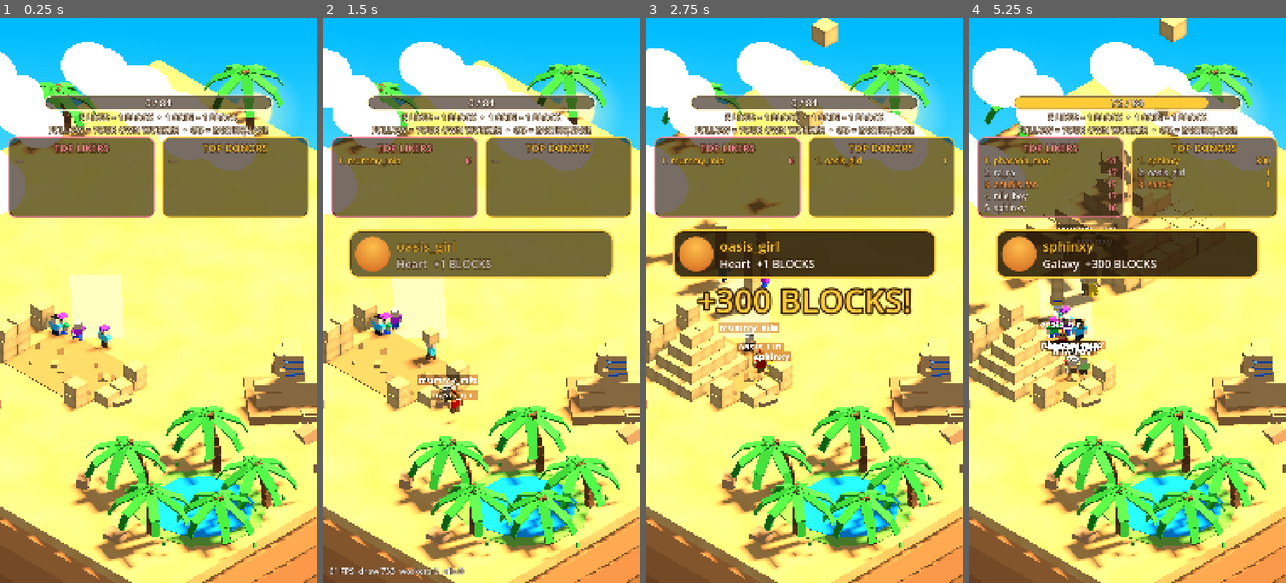
Above: before the commit, frames 1-4 (left to right).
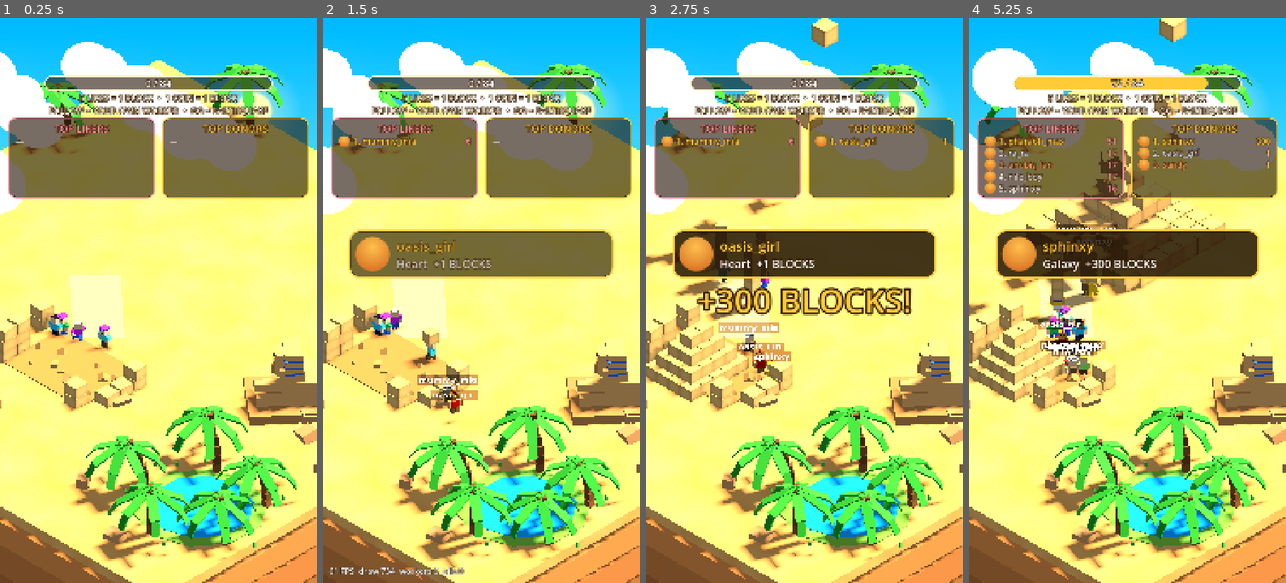
Above: after the commit, the same moments.

Repository: landsbetween/tiktok-pyramid-live
Game: Godot game, scene res://main.tscn
Same seed, same stepped clock (60 frames per second), same inputs: the game is played once before the commit and once after it. Sound files missing from this copy of the repository are replaced by a short silence.
Inputs:
- Up to frame 1 (0.25 s): no input
- Up to frame 2 (1.5 s): tap Enter at 0.5 s; hold D 0.53-1.28 s; tap L at 0.6 s; tap G at 1.35 s
- Up to frame 3 (2.75 s): hold D from 2.03 s (still down); tap H at 2.1 s
- Up to frame 4 (5.25 s): tap one key every 0.75 s from 2.85 s: F B K E; release D at 3.53 s

The runs differ from the first frame. In frame 1, 12% of the frame differs, in the area x 2-98%, y 10-36%; in frame 2, 12%; in frame 3, 12%; in frame 4, 14%, in the area x 2-98%, y 10-45%.

Commit message:
Raise progress bar; avatars in TOP LIKERS/TOP DONORS; shared avatar loader
Co-Authored-By: Claude Opus 5.5 <noreply@anthropic.com>

Diff:
--- a/game/scripts/main.gd
+++ b/game/scripts/main.gd
@@ -602,9 +602,11 @@
 	if uid == "" or uid == "anon" or n <= 0:
 		return
 	if not board.has(uid):
-		board[uid] = {"name": str(u.get("name", uid)), "n": 0}
+		board[uid] = {"name": str(u.get("name", uid)), "n": 0, "avatar": ""}
 	board[uid].n += n
 	board[uid].name = str(u.get("name", board[uid].name))
+	if u.get("avatar") != null and str(u.get("avatar")) != "":
+		board[uid].avatar = str(u.get("avatar"))
 	tops_dirty = true
 
 
--- a/game/scripts/ui.gd
+++ b/game/scripts/ui.gd
@@ -42,8 +42,8 @@
 	_build_progress()
 	_build_banner()
 	_build_board()
-	top_likes_rows = _build_top(Vector2(28, 404), "TOP LIKERS", Color(1, 0.55, 0.62))
-	top_donors_rows = _build_top(Vector2(552, 404), "TOP DONORS", GOLD)
+	top_likes_rows = _build_top(Vector2(28, 338), "TOP LIKERS", Color(1, 0.55, 0.62))
+	top_donors_rows = _build_top(Vector2(552, 338), "TOP DONORS", GOLD)
 	popup_label = _label("", 110, GOLD, 26)
 	popup_label.position = Vector2(0, 880)
 	popup_label.size = Vector2(1080, 160)
@@ -93,21 +93,21 @@
 	title = _label("", 66, Color.WHITE, 18)   # kept for set_progress(), not shown
 	var bg := Panel.new()
 	bg.add_theme_stylebox_override("panel", _flat(Color(0.15, 0.08, 0.02, 0.6), 26, 5, Color(1, 0.95, 0.8)))
-	bg.position = Vector2(150, 262)
+	bg.position = Vector2(150, 196)
 	bg.size = Vector2(780, 52)
 	root.add_child(bg)
 	bar_fill = Panel.new()
 	bar_fill.add_theme_stylebox_override("panel", _flat(GOLD, 20))
-	bar_fill.position = Vector2(156, 268)
+	bar_fill.position = Vector2(156, 202)
 	bar_fill.size = Vector2(0, 40)
 	root.add_child(bar_fill)
 	bar_w = 768.0
 	count_label = _label("0 / 0", 34, Color.WHITE, 10)
-	count_label.position = Vector2(150, 262)
+	count_label.position = Vector2(150, 196)
 	count_label.size = Vector2(780, 52)
 	root.add_child(count_label)
 	rules = _label("", 29, Color(1, 0.97, 0.88), 10)
-	rules.position = Vector2(0, 318)
+	rules.position = Vector2(0, 252)
 	rules.size = Vector2(1080, 80)
 	root.add_child(rules)
 
@@ -144,11 +144,7 @@
 	banner_avatar.custom_minimum_size = Vector2(118, 118)
 	banner_avatar.expand_mode = TextureRect.EXPAND_IGNORE_SIZE
 	banner_avatar.stretch_mode = TextureRect.STRETCH_KEEP_ASPECT_COVERED
-	var sh := Shader.new()
-	sh.code = "shader_type canvas_item;\nvoid fragment() {\n\tvec4 c = texture(TEXTURE, UV);\n\tfloat d = length(UV - vec2(0.5));\n\tc.a *= 1.0 - smoothstep(0.47, 0.5, d);\n\tCOLOR = c;\n}\n"
-	var sm := ShaderMaterial.new()
-	sm.shader = sh
-	banner_avatar.material = sm
+	banner_avatar.material = _round_mat()
 	h.add_child(banner_avatar)
 	var v := VBoxContainer.new()
 	v.alignment = BoxContainer.ALIGNMENT_CENTER
@@ -199,23 +195,35 @@
 
 
 func _load_avatar(url: String) -> void:
-	banner_url = url
-	if url == "":
-		banner_avatar.texture = placeholder
+	avatar_into(banner_avatar, url)
+
+
+var _waiting := {}   # url -> [TextureRect] waiting for the download
+func avatar_into(rect: TextureRect, url: String) -> void:
+	rect.set_meta("url", url)
+	if url == "" or url == "<null>":
+		rect.texture = placeholder
 		return
 	if avatar_cache.has(url):
-		banner_avatar.texture = avatar_cache[url]
-		return
-	banner_avatar.texture = placeholder
+		rect.texture = avatar_cache[url]
+		return
+	rect.texture = placeholder
+	if _waiting.has(url):
+		_waiting[url].append(rect)
+		return
+	_waiting[url] = [rect]
 	var req := HTTPRequest.new()
 	add_child(req)
 	req.request_completed.connect(_on_avatar.bind(url, req))
 	if req.request(url) != OK:
+		_waiting.erase(url)
 		req.queue_free()
 
 
 func _on_avatar(_result: int, code: int, _headers: PackedStringArray, body: PackedByteArray, url: String, req: HTTPRequest) -> void:
 	req.queue_free()
+	var rects: Array = _waiting.get(url, [])
+	_waiting.erase(url)
 	if code != 200 or body.size() < 16:
 		return
 	var img := Image.new()
@@ -230,11 +238,22 @@
 		return
 	var tex := ImageTexture.create_from_image(img)
 	avatar_cache[url] = tex
-	if banner_url == url:
-		banner_avatar.texture = tex
+	for r in rects:
+		if is_instance_valid(r) and str(r.get_meta("url", "")) == url:
+			r.texture = tex
 
 
 # ---------- live leaderboards (whole stream) ----------
+var _round: ShaderMaterial
+func _round_mat() -> ShaderMaterial:
+	if _round == null:
+		var sh := Shader.new()
+		sh.code = "shader_type canvas_item;\nvoid fragment() {\n\tvec4 c = texture(TEXTURE, UV);\n\tfloat d = length(UV - vec2(0.5));\n\tc.a *= 1.0 - smoothstep(0.46, 0.5, d);\n\tCOLOR = c;\n}\n"
+		_round = ShaderMaterial.new()
+		_round.shader = sh
+	return _round
+
+
 func _build_top(pos: Vector2, heading: String, color: Color) -> Array:
 	var p := PanelContainer.new()
 	p.add_theme_stylebox_override("panel", _flat(Color(0.14, 0.08, 0.02, 0.62), 26, 4, color))
@@ -254,7 +273,15 @@
 	var rows := []
 	for i in 5:
 		var h := HBoxContainer.new()
+		h.add_theme_constant_override("separation", 10)
 		v.add_child(h)
+		var av := TextureRect.new()
+		av.custom_minimum_size = Vector2(40, 40)
+		av.expand_mode = TextureRect.EXPAND_IGNORE_SIZE
+		av.stretch_mode = TextureRect.STRETCH_KEEP_ASPECT_COVERED
+		av.material = _round_mat()
+		av.visible = false
+		h.add_child(av)
 		var name := _label("", 29, Color.WHITE, 8)
 		name.horizontal_alignment = HORIZONTAL_ALIGNMENT_LEFT
 		name.clip_text = true
@@ -264,7 +291,7 @@
 		val.custom_minimum_size = Vector2(110, 0)
 		h.add_child(name)
 		h.add_child(val)
-		rows.append([name, val])
+		rows.append([name, val, av])
 	rows[0][0].text = "—"
 	return rows
 
@@ -286,9 +313,12 @@
 			r[0].text = "%d. %s" % [i + 1, str(entries[i].name).substr(0, 14)]
 			r[0].add_theme_color_override("font_color", medals[i] if i < 3 else Color.WHITE)
 			r[1].text = short_num(int(entries[i].n))
+			r[2].visible = true
+			avatar_into(r[2], str(entries[i].get("avatar", "")))
 		else:
 			r[0].text = "—" if i == 0 and entries.is_empty() else ""
 			r[1].text = ""
+			r[2].visible = false
 
 
 func popup(text: String, color := GOLD) -> void:
